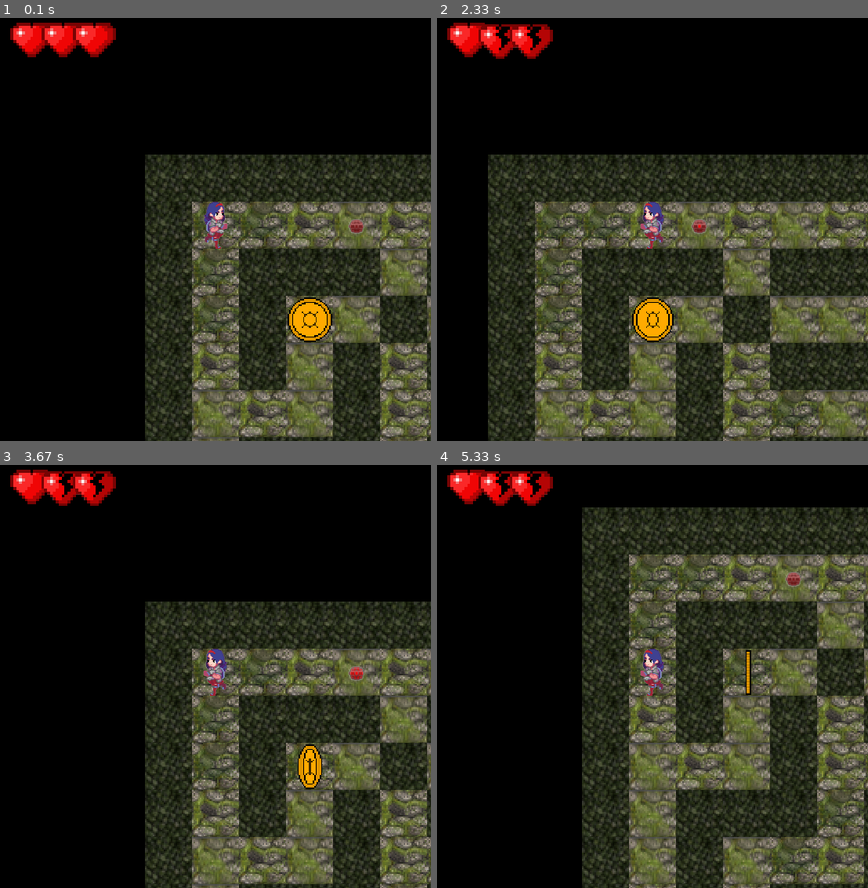
Above: before the commit, frames 1-4 (two rows, left to right).
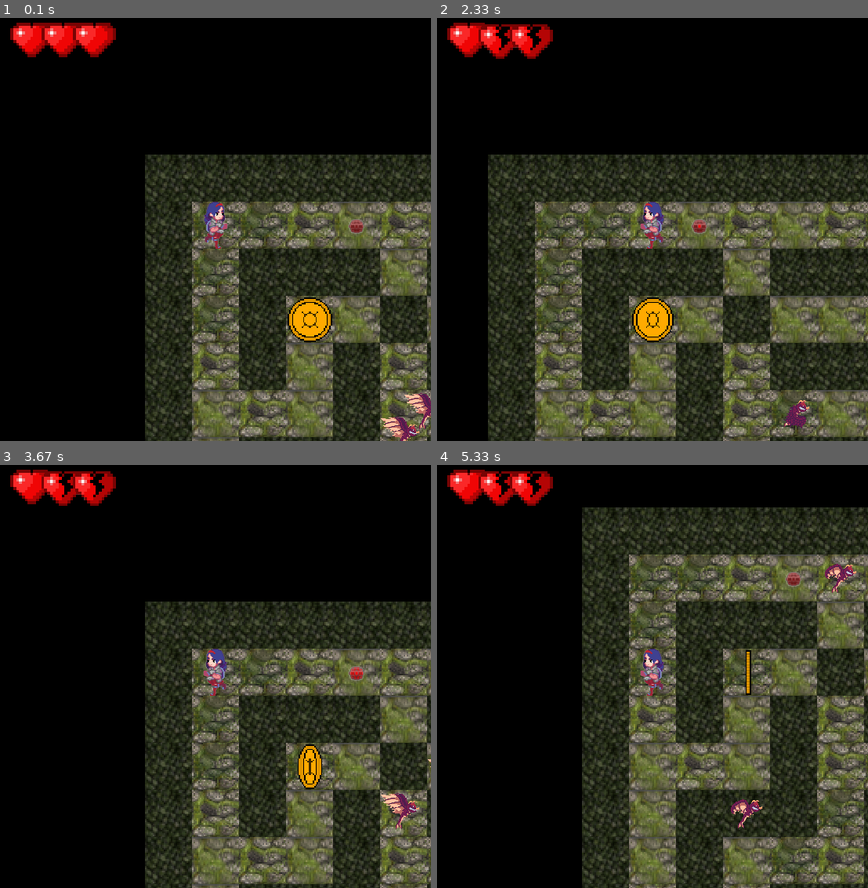
Above: after the commit, the same moments.

Repository: alizalas/PygameProject
Game: pygame game, started from main.py
The game is run twice, just before and just after one commit, with the same random seed, the same clock (stepped at 60 frames per second) and the same inputs.
Inputs:
- Up to frame 1 (0.1 s): no input
- Up to frame 2 (2.33 s): hold Right 0.33-0.8 s; hold Up 0.83-1.13 s; hold Right 1.17-1.63 s; hold Left 1.67-2.2 s; hold Down from 2.23 s (still down)
- Up to frame 3 (3.67 s): release Down at 2.53 s; hold Left 2.57-2.97 s
- Up to frame 4 (5.33 s): hold Down 4.07-4.43 s

The runs differ from the first frame. In frame 1, 0.5% of the frame differs, in the area x 88-100%, y 88-100%; in frame 2, 0.2%; in frame 3, 0.3%; in frame 4, 0.4%.

Commit message:
добавлены враги

Diff:
--- a/data/second_level.txt
+++ b/data/second_level.txt
@@ -1,5 +1,5 @@
 ####################
-#@..b......#.....c.#
+#@..b...e..#.....c.#
 #.###.###.#.###.#.#
 #.#c.#...#.#b..#.#.#
 #.#.#.###.#.###.#.#
@@ -15,5 +15,5 @@
 #.###.###.#.###.#.#
 #.#c.#...#.#c..#.#.#
 #.#.#.###.#.###.#.#
-#b........#......c.#
+#b.....e..#......c.#
 ####################
--- a/groups.py
+++ b/groups.py
@@ -6,3 +6,4 @@
 player_group = pygame.sprite.Group()
 coin_group = pygame.sprite.Group()
 bomb_group = pygame.sprite.Group()
+enemy_group = pygame.sprite.Group()
--- a/images.py
+++ b/images.py
@@ -8,6 +8,8 @@
 wall = [load_image('wall1.png')]
 heart = load_image('heart.png')
 broken_heart = load_image('broken_heart.png')
+
+dragon = load_image_sheet('dragon.png')
 
 
 
--- a/level.py
+++ b/level.py
@@ -1,4 +1,4 @@
-from objects import Player, Coin, Bomb, Tile
+from objects import *
 from images import *
 
 char = GIRL
@@ -18,6 +18,10 @@
             elif level[y][x] == 'c':  # Монета
                 Tile('empty', x, y, floor, wall)
                 Coin(x, y)
+            elif level[y][x] == 'e':
+                Tile('empty', x, y, floor, wall)
+                enemy = FlyingEnemy(5, 5)
+
             elif level[y][x] == 'b':  # Бомба
                 Tile('empty', x, y, floor, wall)
                 Bomb(x, y)
--- a/main.py
+++ b/main.py
@@ -1,20 +1,26 @@
+
+from level import generate_level
+
 import pygame
 import sys
 from settings import screen, clock, FPS
 from utils import load_level, create_passability_map
-from level import generate_level
-from groups import tiles_group, player_group, coin_group, bomb_group, all_sprites
+from objects import Tile, Player, Coin, Bomb, FlyingEnemy
+from groups import tiles_group, player_group, coin_group, bomb_group, enemy_group, all_sprites
 from camera import Camera
 from images import *
-from lives import Lives
-
+from lives import Lives  # Предположим, что Lives реализован в отдельном файле lives.py
 
 
 def main(level):
     camera = Camera()
     level_map = load_level(level)
     passability_map = create_passability_map(level_map)
+
+    # Генерация уровня
     player, level_x, level_y = generate_level(level_map, floor, wall)
+
+    # Инициализация системы жизней
     lives = Lives()
 
     running = True
@@ -34,6 +40,7 @@
         if keys[pygame.K_RIGHT]:
             player.move(1, 0, passability_map)
 
+        # Проверка сбора монет
         coins_collected = pygame.sprite.spritecollide(player, coin_group, True)
         if coins_collected:
             print("Монета собрана!")
@@ -42,34 +49,56 @@
         if pygame.sprite.spritecollideany(player, bomb_group):
             lives.decrease()
             if lives.is_game_over():
-                print("Игра окончена! Жизни закончились")
+                print("Игра окончена! Вы наступили на бомбу.")
                 running = False
+            else:
+                print(f"Осталось жизней: {lives.lives}")
 
+        # Проверка столкновения с врагом
+        if pygame.sprite.spritecollideany(player, enemy_group):
+            print("Игрок погиб от врага!")
+            running = False
 
+        # Обновление всех объектов
         player.update()
-
-        # изменяем ракурс камеры
-        camera.update(player)
-
-        screen.fill(pygame.Color('black'))
+        for enemy in enemy_group:
+            enemy.update()
         coin_group.update()
         bomb_group.update()
 
+        # Обновление камеры
+        camera.update(player)
+
+        # Отрисовка
+        screen.fill(pygame.Color('black'))
+
+        # Отрисовка тайлов
         for sprite in tiles_group:
             screen.blit(sprite.image, camera.apply(sprite))
+
+        # Отрисовка бомб
         for sprite in bomb_group:
             screen.blit(sprite.image, camera.apply(sprite))
+
+        # Отрисовка монет
         for sprite in coin_group:
             screen.blit(sprite.image, camera.apply(sprite))
 
+        # Отрисовка врагов
+        for sprite in enemy_group:
+            screen.blit(sprite.image, camera.apply(sprite))
+
+        # Отрисовка игрока
         for sprite in player_group:
             screen.blit(sprite.image, camera.apply(sprite))
 
         # Отрисовка жизней
         lives.draw(screen)
 
+        # Обновление экрана
         pygame.display.flip()
         clock.tick(FPS)
+
 
 if __name__ == '__main__':
     main('second_level.txt')
--- a/objects.py
+++ b/objects.py
@@ -3,7 +3,7 @@
 
 from images import *
 from utils import load_image, load_image_sheet
-from groups import all_sprites, tiles_group, coin_group, bomb_group, player_group
+from groups import all_sprites, tiles_group, coin_group, bomb_group, player_group, enemy_group
 from settings import TILE_WIDTH, TILE_HEIGHT, V
 from animation import AnimatedSprite
 from settings import *
@@ -124,6 +124,65 @@
 
     def update(self):
         super().update()
+
+
+
+class FlyingEnemy(AnimatedSprite):
+    def __init__(self, pos_x, pos_y):
+        sheet = dragon  # Используем изображение дракона
+        super().__init__(sheet, 7, 1, pos_x * TILE_WIDTH, pos_y * TILE_HEIGHT, 4, all_sprites, enemy_group)
+        self.pos_x = pos_x
+        self.pos_y = pos_y
+        self.rect.center = self.get_center_cell_position(pos_x, pos_y)
+        self.target_position = self.rect.center
+        self.is_moving = False
+        self.move_direction = None
+        self.speed = 15  # Скорость движения
+        self.move_cooldown = 0  # Задержка перед следующим движением
+
+    def get_center_cell_position(self, pos_x, pos_y):
+        return (TILE_WIDTH * pos_x + TILE_WIDTH // 2, TILE_HEIGHT * pos_y + TILE_HEIGHT // 2)
+
+    def choose_random_direction(self):
+        directions = [(0, 1), (0, -1), (1, 0), (-1, 0)]  # Вниз, вверх, вправо, влево
+        return random.choice(directions)
+
+    def move(self):
+        if self.is_moving:
+            return
+
+        dx, dy = self.choose_random_direction()
+        self.target_position = (self.rect.centerx + dx * TILE_WIDTH, self.rect.centery + dy * TILE_HEIGHT)
+        self.is_moving = True
+        self.move_direction = pygame.math.Vector2(self.target_position) - pygame.math.Vector2(self.rect.center)
+        if self.move_direction.length() > 0:
+            self.move_direction = self.move_direction.normalize()
+
+    def update(self):
+        super().update()  # Обновляем анимацию
+
+        if self.is_moving:
+            # Обновляем позицию
+            if self.move_direction:
+                move_vector = self.move_direction * self.speed
+                self.rect.center += move_vector
+
+                # Проверяем, достигли ли целевой позиции
+                distance_to_target = pygame.math.Vector2(self.target_position) - pygame.math.Vector2(self.rect.center)
+                if distance_to_target.length() < self.speed:
+                    self.rect.center = self.target_position
+                    self.is_moving = False
+                    self.move_direction = None
+        else:
+            # Если враг не движется, выбираем новое направление через случайный интервал
+            if self.move_cooldown <= 0:
+                self.move()
+                self.move_cooldown = random.randint(3, 7)  # Случайная задержка перед следующим движением
+            else:
+                self.move_cooldown -= 1
+
+
+
 
 ''''#отладка монет
 pygame.init()
Binary file added: data/dragon.png
